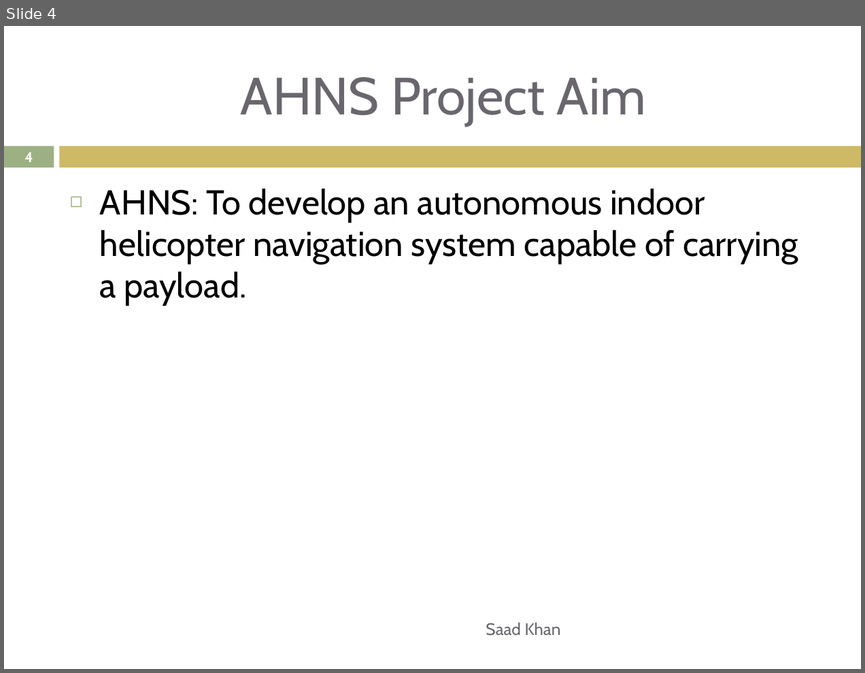
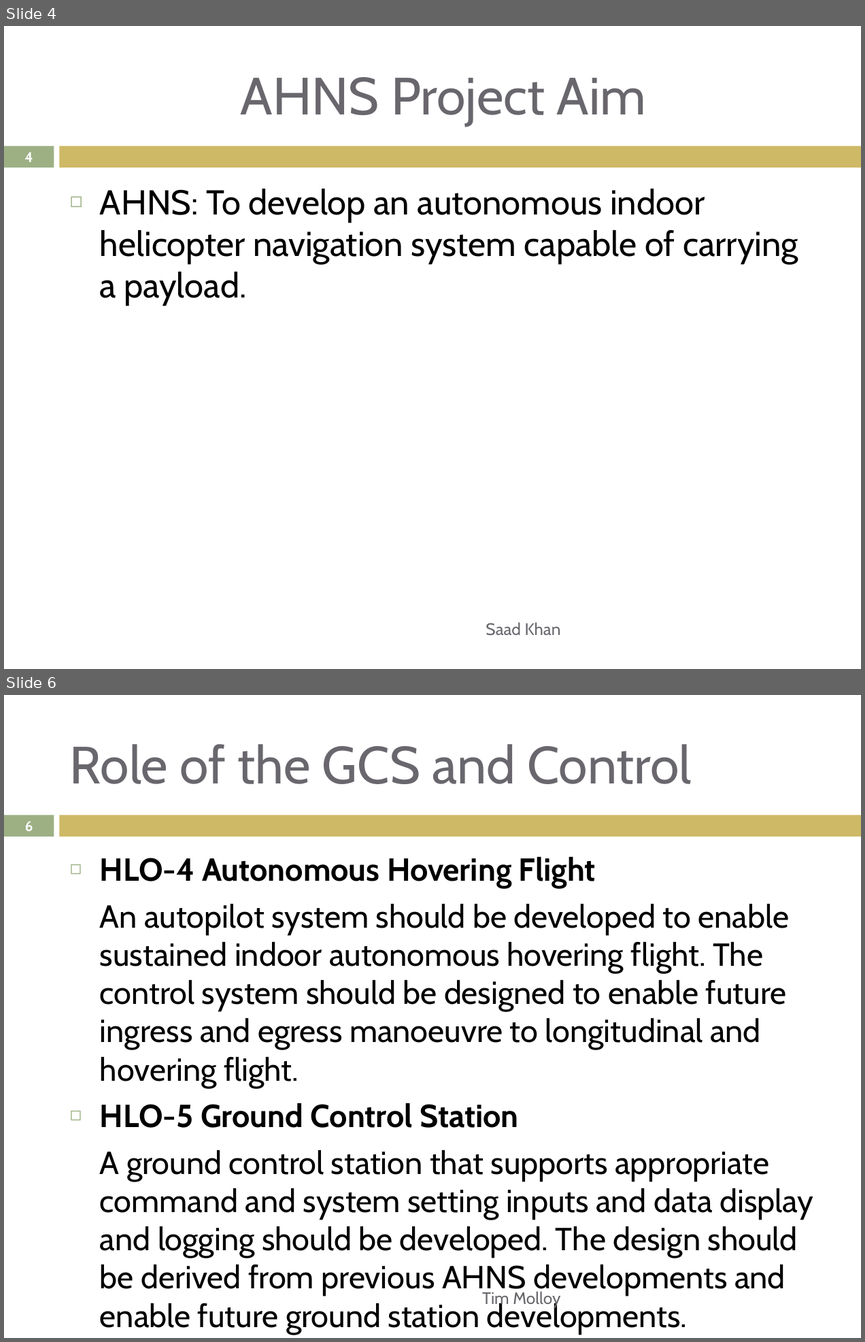
Before and after one commit to lijian8/ahns10, a slide deck: docproject/official_ahns/presentations/tim_semester1.pptx. Shown one above the other, each under a label of ours: slide 4 before the commit, slides 4 and 6 after it; the slides between them are not shown. The pictures are 865x673 and 865x1342 pixels, drawn with LibreOffice and Linux fonts; fonts in the diff are those of the drawing. Boxes give left, top, right and bottom in pixels: in the first picture for what was removed or moved away, otherwise in the second. Text is boxed around its words. In the diff, an @@ line names an element or a change of style, - is before the commit and + after.

```diff
--- a/docproject/official_ahns/presentations/tim_semester1.pptx
+++ b/docproject/official_ahns/presentations/tim_semester1.pptx
@@ slide 6 added at (4,695,861,1338), background #FFFFFF; not listed: 2 template elements that a slide beside it also shows @@
@@ title added at (70,744,691,784), 44 pt, text #69676D @@
+Role of the GCS and Control
@@ page number added at (25,821,33,831), 11.9 pt, text #FFFFFF, bold @@
+6
@@ text added at (100,857,813,1334), 26.8 pt, text #000000 @@
+◻ HLO-4 Autonomous Hovering Flight
+An autopilot system should be developed to enable sustained indoor autonomous hovering flight. The control system should be designed to enable future ingress and egress manoeuvre to longitudinal and hovering flight.
+◻ HLO-5 Ground Control Station
+A ground control station that supports appropriate command and system setting inputs and data display and logging should be developed. The design should be derived from previous AHNS developments and enable future ground station developments.
@@ text added at (482,1291,560,1308), 14 pt, text #69676D @@
+Tim Molloy
```
Also in this commit, not shown: 4 slides changed, 8 other slides added.
